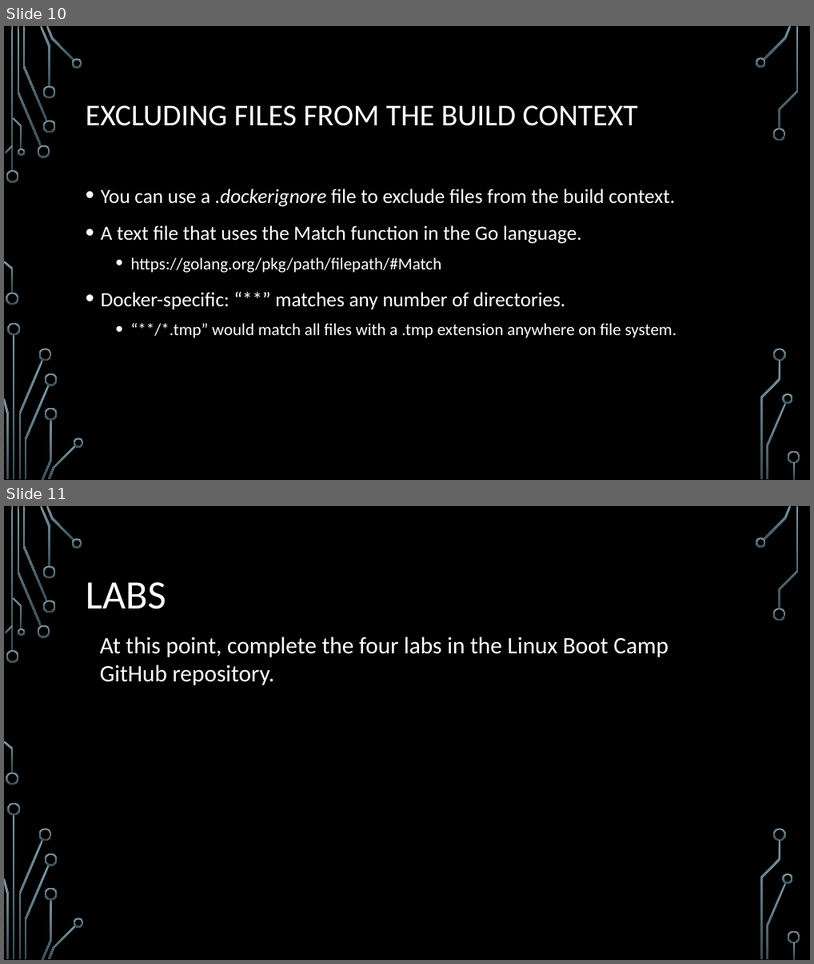
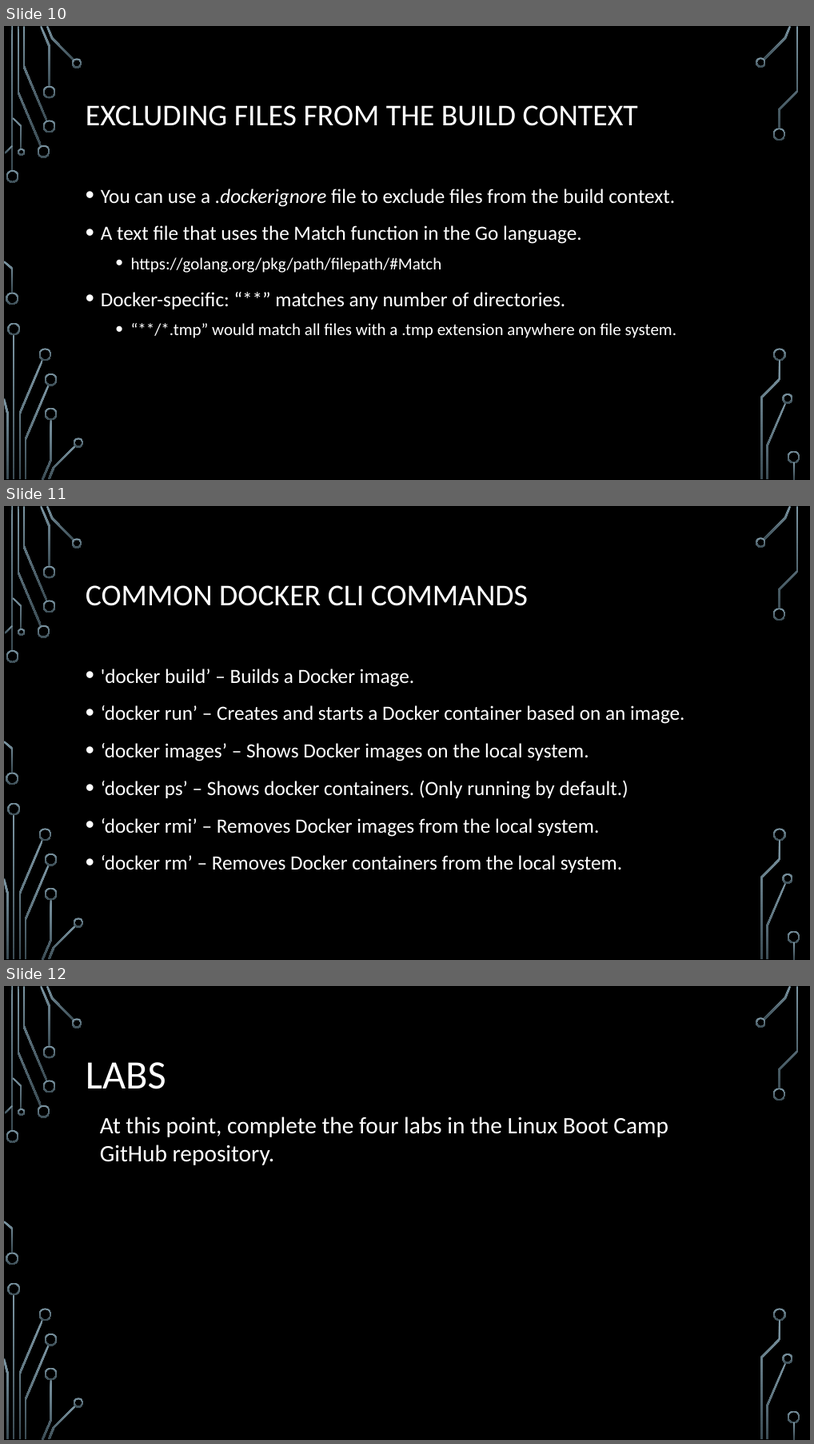
Before and after one commit to jamesche75/Linux-Boot-Camp, a slide deck: Modules/Module 4 - Advanced Docker/Module 4 - Advanced Docker.pptx. Shown one above the other, each under a label of ours: slides 10 and 11 before the commit, slides 10, 11 and 12 after it. The pictures are 814x964 and 814x1444 pixels, drawn with LibreOffice and Linux fonts; fonts in the diff are those of the drawing; background and template pictures are left out. Boxes give left, top, right and bottom in pixels: in the first picture for what was removed or moved away, otherwise in the second. Text is boxed around its words. In the diff, an @@ line names an element or a change of style, - is before the commit and + after.

```diff
--- a/Modules/Module 4 - Advanced Docker/Module 4 - Advanced Docker.pptx
+++ b/Modules/Module 4 - Advanced Docker/Module 4 - Advanced Docker.pptx
@@ slide 11 added at box(4, 506, 810, 960), background picture (left out); not listed: 36 template elements that a slide beside it also shows @@
@@ title added at box(86, 585, 528, 606), 36 pt, text #FFFFFF @@
+COMMON DOCKER CLI COMMANDS
@@ text added at box(101, 668, 685, 872), 24 pt, text #FFFFFF @@
+• 'docker build’ – Builds a Docker image.
+• ‘docker run’ – Creates and starts a Docker container based on an image.
+• ‘docker images’ – Shows Docker images on the local system.
+• ‘docker ps’ – Shows docker containers. (Only running by default.)
+• ‘docker rmi’ – Removes Docker images from the local system.
+• ‘docker rm’ – Removes Docker containers from the local system.
@@ what was slide 11 is now slide 12 @@
```
Also in this commit, not shown: 4 slides changed, 3 other files.
